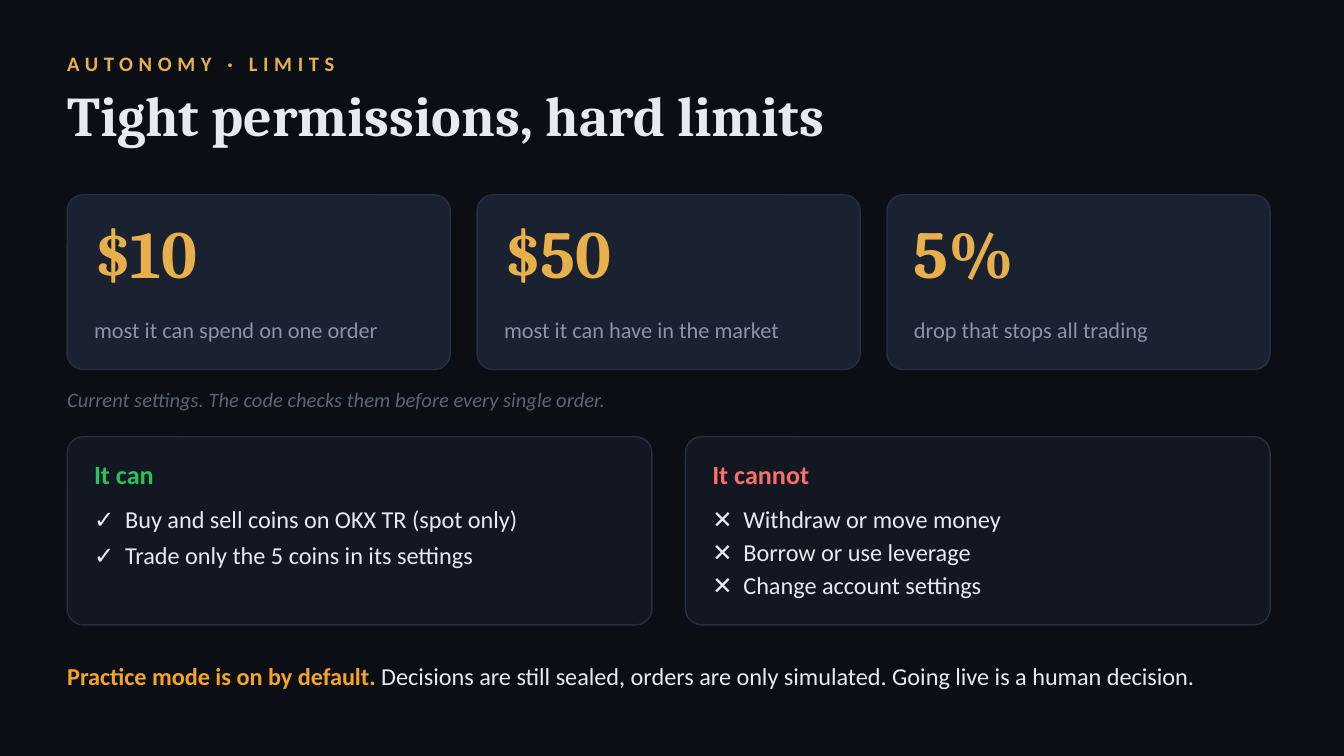
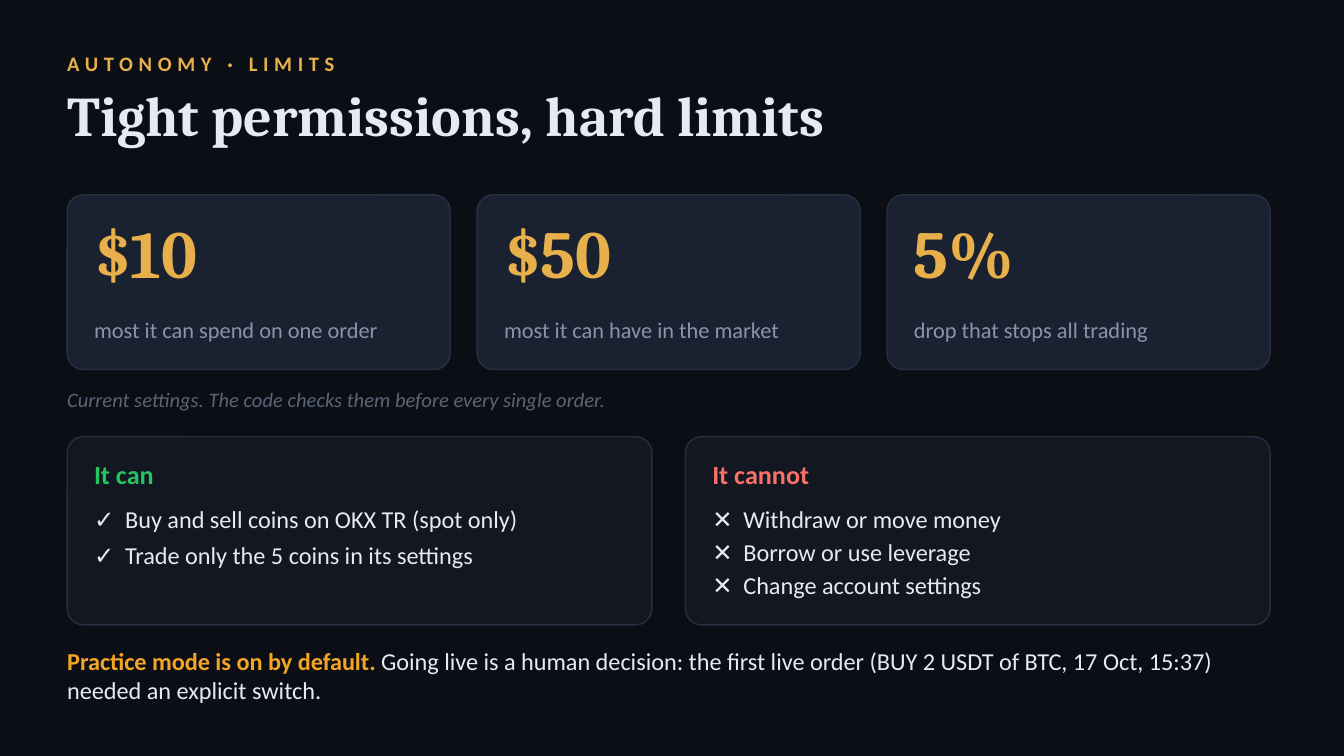
Before and after one commit to WalAngeL06/grail-agent, a slide deck: slide 6 of docs/pitch/GRAIL-pitch.pptx. Drawn at 1344x756 pixels with LibreOffice and Linux fonts; fonts in the diff are those of the drawing. Boxes give left, top, right and bottom in pixels: in the first picture for what was removed or moved away, otherwise in the second. Text is boxed around its words. In the diff, an @@ line names an element or a change of style, - is before the commit and + after.

```diff
--- a/docs/pitch/GRAIL-pitch.pptx
+++ b/docs/pitch/GRAIL-pitch.pptx
@@ text at (x1=67, y1=652, x2=1212, y2=703): text changed @@
-Practice mode is on by default. Decisions are still sealed, orders are only simulated. Going live is a human decision.
+Practice mode is on by default. Going live is a human decision: the first live order (BUY 2 USDT of BTC, 17 Oct, 15:37) needed an explicit switch.
```
Also in this commit, not shown: 7 other slides changed, 5 other files.
